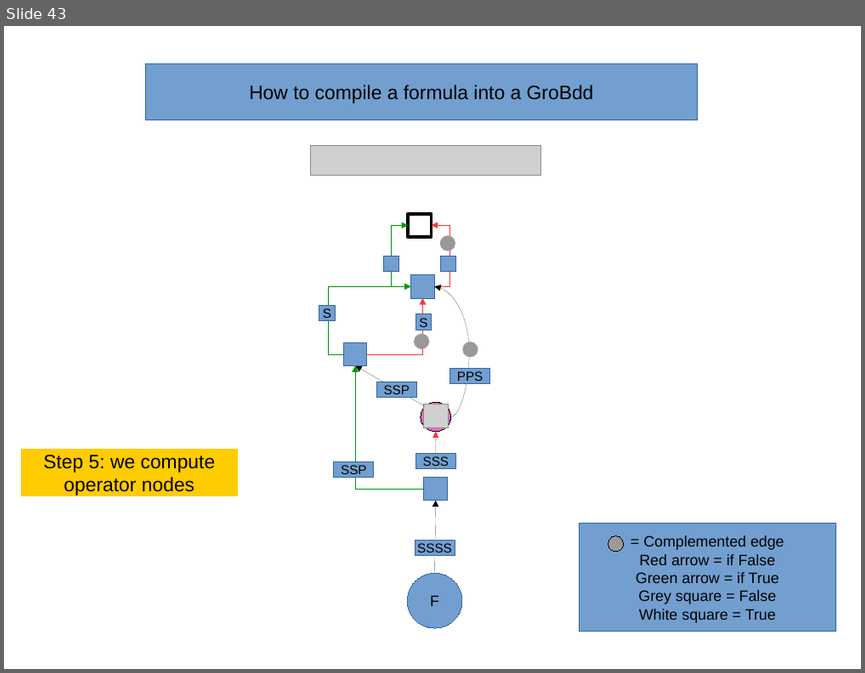
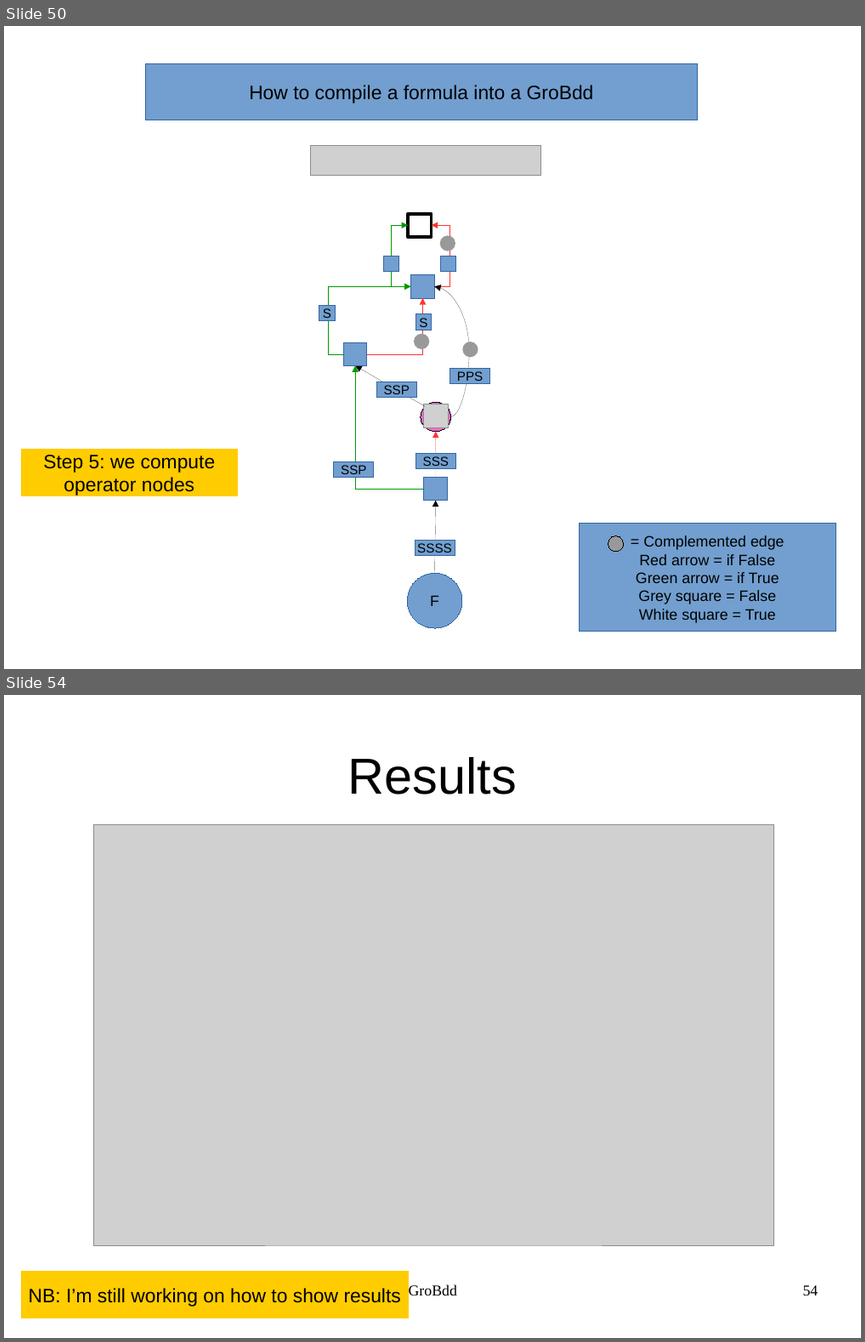
Before and after one commit to FenouilletLucas/DAGaml, a slide deck: doc/2017-04-06/GroBdd's evolution.en.odp. Shown one above the other, each under a label of ours: slide 43 before the commit, slides 50 and 54 after it; the slides between them are not shown. The pictures are 865x673 and 865x1342 pixels, drawn with LibreOffice and Linux fonts; fonts in the diff are those of the drawing; grey boxes stand for pictures. Boxes give left, top, right and bottom in pixels: in the first picture for what was removed or moved away, otherwise in the second. Text is boxed around its words. In the diff, an @@ line names an element or a change of style, - is before the commit and + after.

```diff
--- a/doc/2017-04-06/GroBdd's evolution.en.odp
+++ b/doc/2017-04-06/GroBdd's evolution.en.odp
@@ slide 54 added at (x1=4, y1=695, x2=861, y2=1338), background #FFFFFF @@
@@ title added at (x1=348, y1=757, x2=517, y2=794), 46.8 pt, text #000000 @@
+Results
@@ picture added at (x1=93, y1=825, x2=774, y2=1246) @@
@@ picture added at (x1=93, y1=939, x2=579, y2=1239) @@
@@ rectangle added at (x1=21, y1=1271, x2=409, y2=1318), fill #FFCC00, outline #FFCC00 0 pt, 18 pt, text #000000 @@
+NB: I’m still working on how to show results
@@ text added at (x1=409, y1=1284, x2=457, y2=1295), 14 pt, text #000000 @@
+GroBdd
@@ page number added at (x1=803, y1=1285, x2=818, y2=1295), 14 pt, text #000000 @@
+54
@@ what was slide 43 is now slide 50 @@
```
Also in this commit, not shown: 3 slides changed, 16 other slides added, 2 slides removed, 32 other files.
